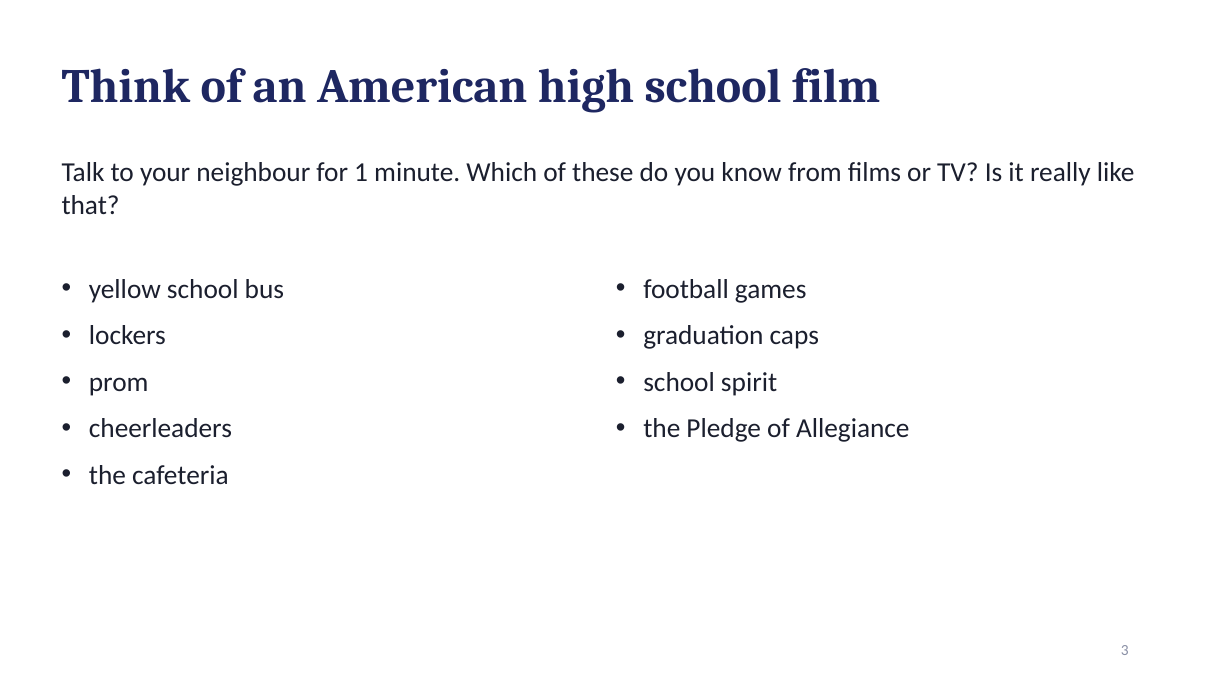
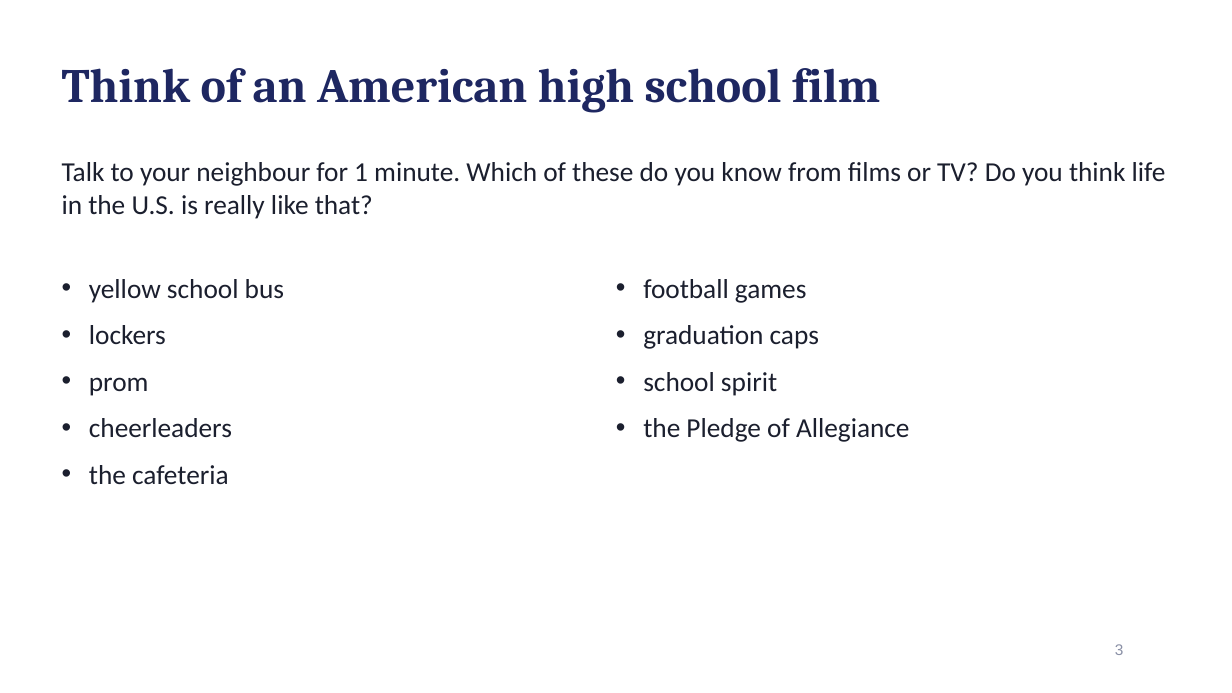
Before and after one commit to noahfried/slides, a slide deck: slide 3 of USA_Diversity_and_School.pptx. Drawn at 1232x693 pixels with LibreOffice and Linux fonts; fonts in the diff are those of the drawing. Boxes give left, top, right and bottom in pixels: in the first picture for what was removed or moved away, otherwise in the second. Text is boxed around its words. In the diff, an @@ line names an element or a change of style, - is before the commit and + after.

```diff
--- a/USA_Diversity_and_School.pptx
+++ b/USA_Diversity_and_School.pptx
@@ text at <box>62,162,1166,219</box>: text changed @@
-Talk to your neighbour for 1 minute. Which of these do you know from films or TV? Is it really like that?
+Talk to your neighbour for 1 minute. Which of these do you know from films or TV? Do you think life in the U.S. is really like that?
@@ page number at <box>1115,644,1124,655</box>: font Calibri to Arial @@
```
Also in this commit, not shown: 21 other slides changed, 1 slide added, 2 slides removed, 1 other file.
